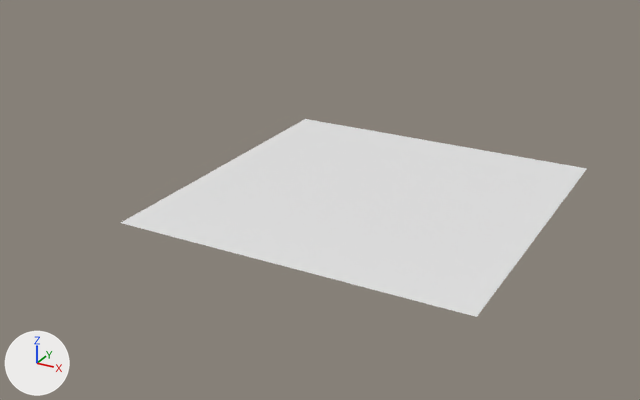
The OBJ model assets/maps/chunks/terrain_lod2_-4_-4.obj as it was, and as the next commit left it.
The view is the same before and after, from a 50 mm lens placed at (-167.7, 113.8, 40.5), pointed at (-226.3, 220.3, -12.8). The lights are fixed; the arrows at lower left show +X, +Y and +Z. The older version comes first. Where no turn or scale is listed for an object, it has been applied to the vertices.

Names of what the first picture shows: 'terrain_lod2_-4_-4'.
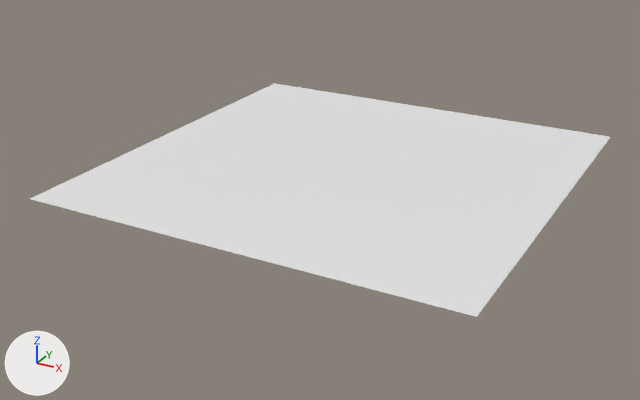
What differs and where, as boxes [x1, y1, x2, y2] in the pictures (640 x 400 px):
'terrain_lod2_-4_-4', reshaped (24% wider, 18% taller)
    before: [121, 119, 587, 317]
    after: [30, 83, 610, 317]
part 1 of me_terrain_lod2__4__4, added
    after: [30, 83, 610, 223]

Edits to the bpy script that builds the scene:
```text
Change me_terrain_lod2__4__4:
    used by ob_terrain_lod2__4__4; location = (0.0, 0.0, 0.0)
    remove me_terrain_lod2__4__4.from_pydata(...)  # 49 vertices, 72 faces; spans x -240.0..-192.0, y 192.0..240.0, z -8.0
    add me_terrain_lod2__4__4.from_pydata(...)  # 81 vertices, 128 faces; spans x -256.0..-192.0, y 192.0..256.0, z -8.0
    me_terrain_lod2__4__4 part 1
    2 vertices are added at (-192.0, 256.0, -8.0), (-256.0, 192.0, -8.0)
    7 new vertices lie (-8.0, 8.0, 0.0) away from vertices in x -240.0..-192.0, y 192.0..240.0, z -8.0
    11 new vertices lie (-8.0, 0.0, 0.0) away from vertices in x -248.0..-200.0, y 192.0..248.0, z -8.0
    12 new vertices lie (0.0, 8.0, 0.0) away from vertices in x -256.0..-192.0, y 200.0..248.0, z -8.0
    56 new faces join them
```
